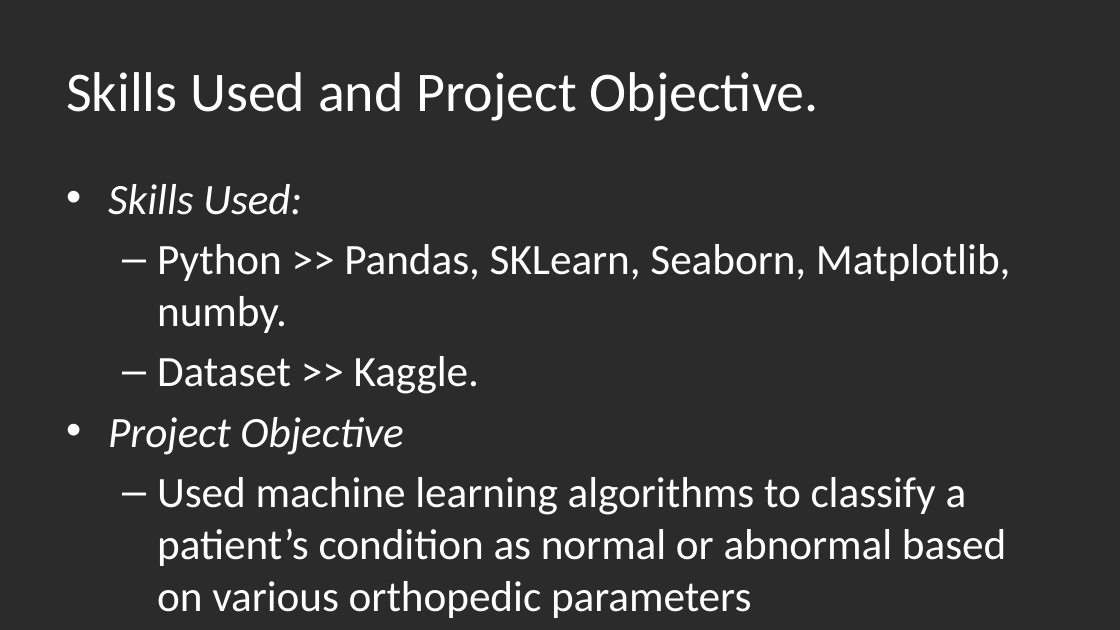
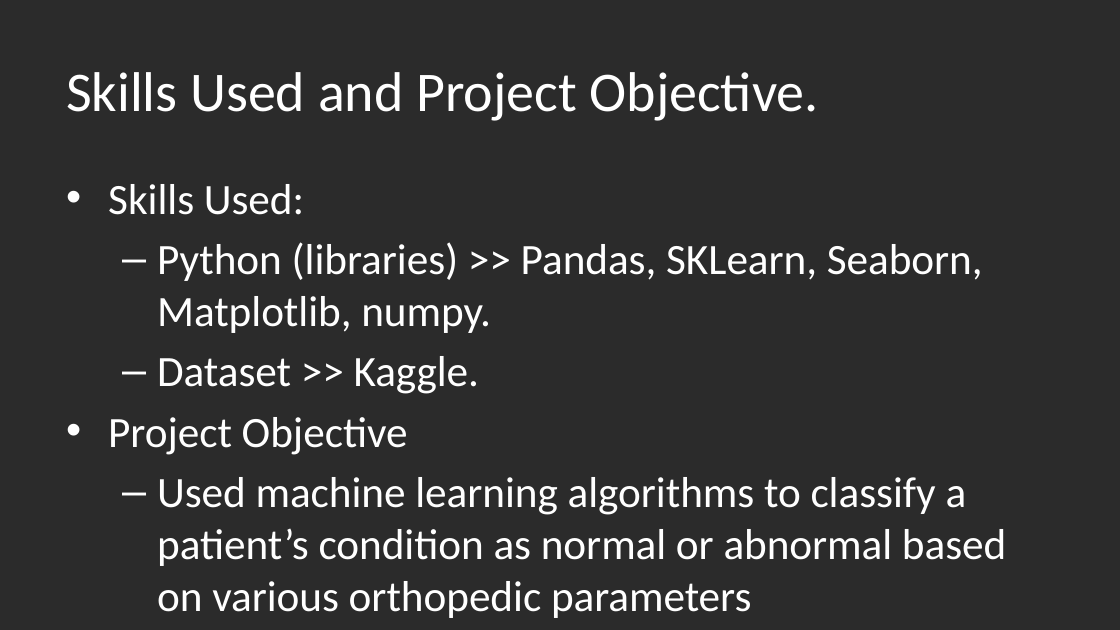
Before and after one commit to sherifRoshdy/Machine-learning-project, a slide deck: slide 4 of ML.pptx (slide 5 before the commit). Drawn at 1120x630 pixels with LibreOffice and Linux fonts; fonts in the diff are those of the drawing; background and template pictures are left out; a plain dark background stands for a picture behind light text. Boxes give left, top, right and bottom in pixels: in the first picture for what was removed or moved away, otherwise in the second. Text is boxed around its words. In the diff, an @@ line names an element or a change of style, - is before the commit and + after.

Commit message:
final project

```diff
--- a/ML.pptx
+++ b/ML.pptx
@@ text at bbox=[108, 184, 408, 455]: italic off in "Skills Used:", "Project Objective" @@
@@ text at bbox=[157, 242, 983, 333]: text changed @@
-  – Python >> Pandas, SKLearn, Seaborn, Matplotlib, numby.
+  – Python (libraries) >> Pandas, SKLearn, Seaborn, Matplotlib, numpy.
```
Also in this commit, not shown: 6 other slides changed, 22 slides added, 1 slide removed, 1 other file.
